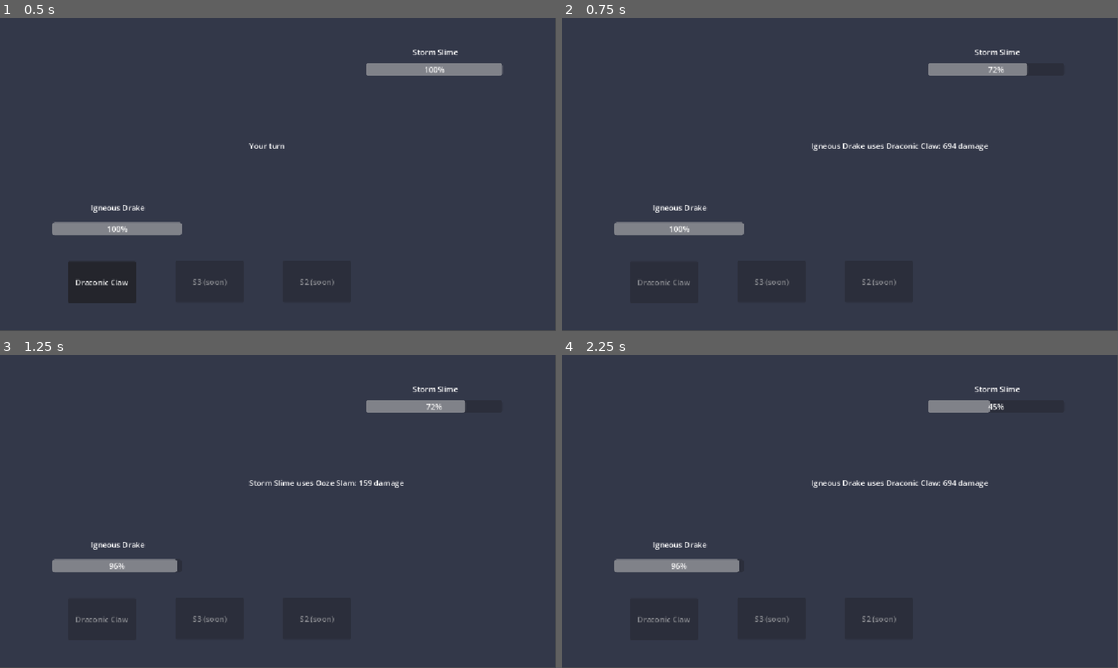
Above: before the commit, frames 1-4 (two rows, left to right).
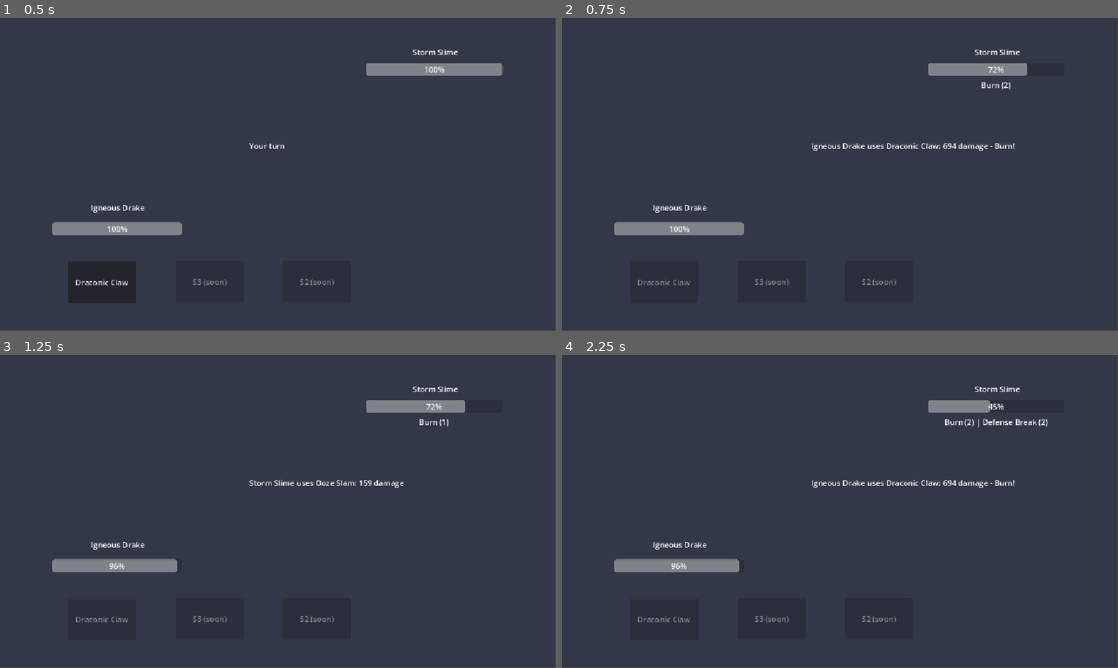
Above: after the commit, the same moments.

Repository: Akharyuu/monster-rpg
Game: Godot game, scene res://scenes/battle/battle_screen.tscn
Two runs of this game, one before a commit and one after it. Both use one fixed random seed, a clock stepped at 60 frames per second and the inputs below.
Inputs:
- Up to frame 1 (0.5 s): no input
- Up to frame 2 (0.75 s): click "Draconic Claw" at 0.5 s
- Up to frame 3 (1.25 s): no input
- Up to frame 4 (2.25 s): click "Draconic Claw" at 2 s

Frame 1 is identical in both runs. In frame 2, 0.1% of the frame differs, in the area x 75-82%, y 20-42%; in frame 3, less than 0.1%; in frame 4, 0.3%, in the area x 68-88%, y 20-42%.

Commit message:
Port Igneous Drake S2 S3 and Cinderblood

Diff:
--- a/godot/scripts/factories/prototype_factory.gd
+++ b/godot/scripts/factories/prototype_factory.gd
@@ -39,10 +39,53 @@
                     "turns": 2
                 }
             ]
+        ),
+
+        DamageSkillScript.new(
+            "scorching_breath",
+            "Scorching Breath",
+            3.75,
+            2,
+            [],
+            "attack",
+            4,
+            [],
+            {
+                "multipliers_by_stacks": {
+                    1: 1.08,
+                    2: 1.16,
+                    3: 1.24
+                }
+            }
+        ),
+
+        DamageSkillScript.new(
+            "flame_devourer",
+            "Flame Devourer",
+            4.6,
+            1,
+            [],
+            "attack",
+            5,
+            [],
+            {
+                "multipliers_by_stacks": {
+                    1: 1.15,
+                    2: 1.30,
+                    3: 1.45
+                }
+            },
+            {
+                "heal_by_stacks": {
+                    1: 0.12,
+                    2: 0.25,
+                    3: 0.40
+                }
+            }
         )
     ]
 
-    return MonsterScript.new(
+    var monster = MonsterScript.new(
         "drake_igneous",
         "Kaelgor",
         "Drake",
@@ -55,6 +98,19 @@
         skills,
         LEVEL_ONE_MULTIPLIER
     )
+
+    # Cinderblood (base): each landed hit has a 35% chance to attempt
+    # applying one Burn stack for 2 turns.
+    monster.on_hit_effects = [
+        {
+            "effect_id": "burn",
+            "chance": 0.35,
+            "turns": 2,
+            "stacks": 1
+        }
+    ]
+
+    return monster
 
 
 static func _create_storm_slime():
